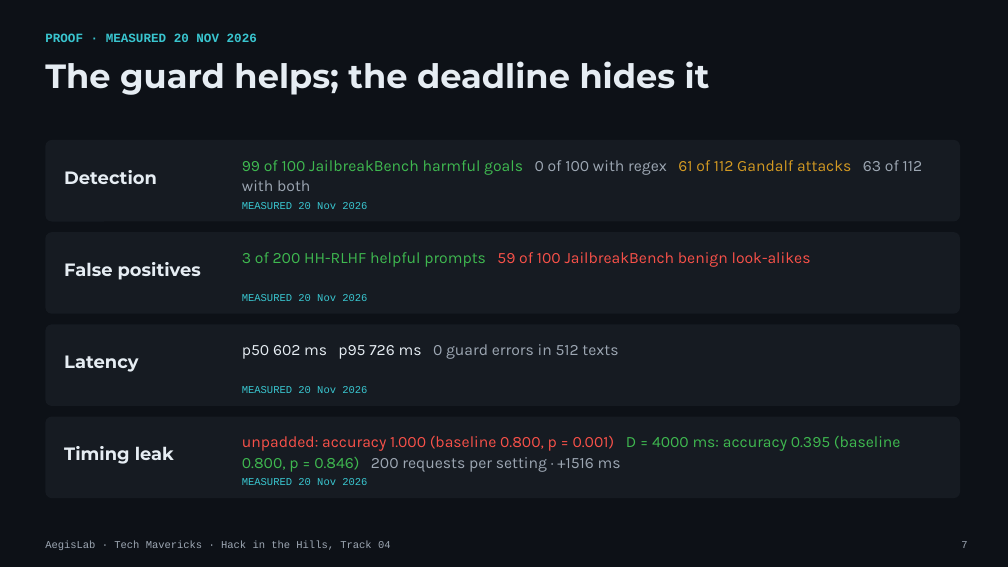
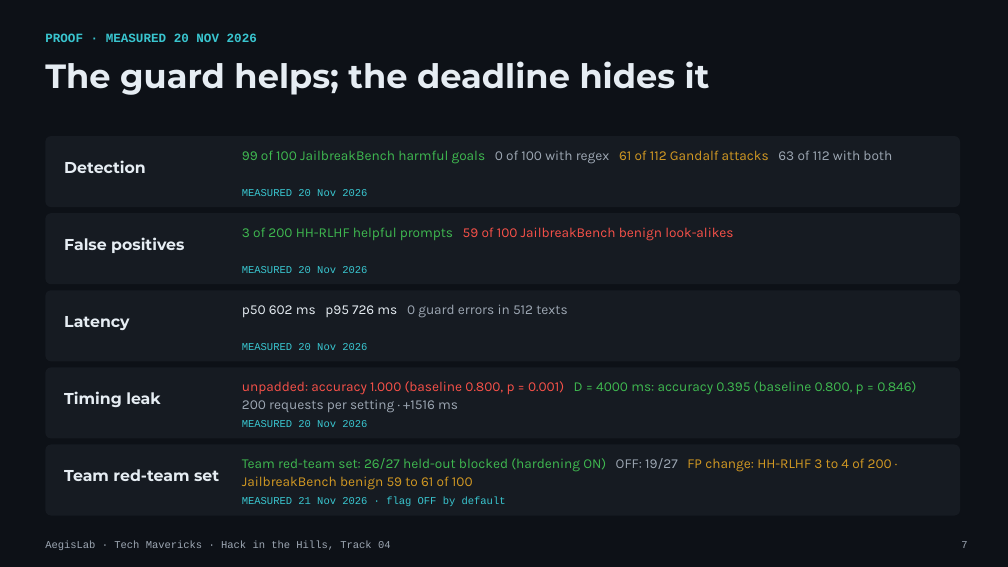
Before and after one commit to Invinciblx777/HIH, a slide deck: slide 7 of docs/pitch/AegisLab_Pitch.pptx. Drawn at 1008x567 pixels with LibreOffice and Linux fonts; fonts in the diff are those of the drawing. Boxes give left, top, right and bottom in pixels: in the first picture for what was removed or moved away, otherwise in the second. Text is boxed around its words. In the diff, an @@ line names an element or a change of style, - is before the commit and + after.

Commit message:
P18: input hardening for blue's checks (OFF by default, guard_harden / AEGIS_GUARD_HARDEN=1), team red-team set measured TUNE/HELD-OUT by hash (aggregates and IDs only), playground Hardening toggle and card, claims p18_*, deck proof row

```diff
--- a/docs/pitch/AegisLab_Pitch.pptx
+++ b/docs/pitch/AegisLab_Pitch.pptx
@@ rounded rectangle: place and size @@
-rounded rectangle at [45,140,960,222]
+rounded rectangle at [45,136,960,207]
@@ text "99 of 100 JailbreakBench harmful ...": place and size @@
-text "99 of 100 JailbreakBench harmful ..." at [242,160,922,191]
+text "99 of 100 JailbreakBench harmful ..." at [242,150,892,164]
@@ text "Detection": place and size @@
-text "Detection" at [64,170,157,184]
+text "Detection" at [64,160,146,173]
@@ text "MEASURED 20 Nov 2026": place and size @@
-text "MEASURED 20 Nov 2026" at [242,202,367,209]
+text "MEASURED 20 Nov 2026" at [242,189,367,196]
@@ rounded rectangle: place and size @@
-rounded rectangle at [45,232,960,314]
+rounded rectangle at [45,213,960,284]
@@ text "False positives": place and size @@
-text "False positives" at [64,262,201,280]
+text "False positives" at [64,237,184,253]
@@ text "3 of 200 HH-RLHF helpful ...": place and size @@
-text "3 of 200 HH-RLHF helpful ..." at [242,252,811,267]
+text "3 of 200 HH-RLHF helpful ..." at [242,227,733,241]
@@ text "MEASURED 20 Nov 2026": place and size @@
-text "MEASURED 20 Nov 2026" at [242,294,367,301]
+text "MEASURED 20 Nov 2026" at [242,266,367,273]
@@ rounded rectangle added at [45,290,960,361], fill #161B22 @@
@@ text "p50 602 ms p95 726 ...": place and size @@
-text "p50 602 ms p95 726 ..." at [242,344,618,359]
+text "p50 602 ms p95 726 ..." at [242,304,567,318]
@@ text "Latency": place and size @@
-text "Latency" at [64,355,138,372]
+text "Latency" at [64,316,129,330]
@@ text "MEASURED 20 Nov 2026": place and size @@
-text "MEASURED 20 Nov 2026" at [242,478,367,485]
+text "MEASURED 20 Nov 2026" at [242,343,367,350]
@@ rounded rectangle: place and size @@
-rounded rectangle at [45,324,960,406]
+rounded rectangle at [45,368,960,439]
@@ size 17 to 15 pt in 4 elements at [64,160,146,173], [64,237,184,253], [64,316,129,330], [64,391,161,407] @@
@@ text "Timing leak": place and size @@
-text "Timing leak" at [64,446,174,464]
+text "Timing leak" at [64,391,161,407]
@@ size 15 to 13 pt in 4 elements at [242,150,892,164], [242,227,733,241], [242,304,567,318], [242,381,916,413] @@
@@ text "unpadded: accuracy 1.000 (baseline 0.800, ...": place and size @@
-text "unpadded: accuracy 1.000 (baseline 0.800, ..." at [242,435,901,472]
+text "unpadded: accuracy 1.000 (baseline 0.800, ..." at [242,381,916,413]
@@ text "MEASURED 20 Nov 2026": place and size @@
-text "MEASURED 20 Nov 2026" at [242,386,367,393]
+text "MEASURED 20 Nov 2026" at [242,420,367,427]
@@ rounded rectangle: place and size @@
-rounded rectangle at [45,417,960,498]
+rounded rectangle at [45,445,960,516]
@@ text added at [64,469,219,481], 15 pt, text #E6EDF3, bold @@
+Team red-team set
@@ text added at [242,458,892,490], 13 pt, text #D29922 @@
+Team red-team set: 26/27 held-out blocked (hardening ON) OFF: 19/27 FP change: HH-RLHF 3 to 4 of 200 · JailbreakBench benign 59 to 61 of 100
@@ text added at [242,497,506,506], 10 pt, text #39C5CF @@
+MEASURED 21 Nov 2026 · flag OFF by default
```
Also in this commit, not shown: 15 other files.
